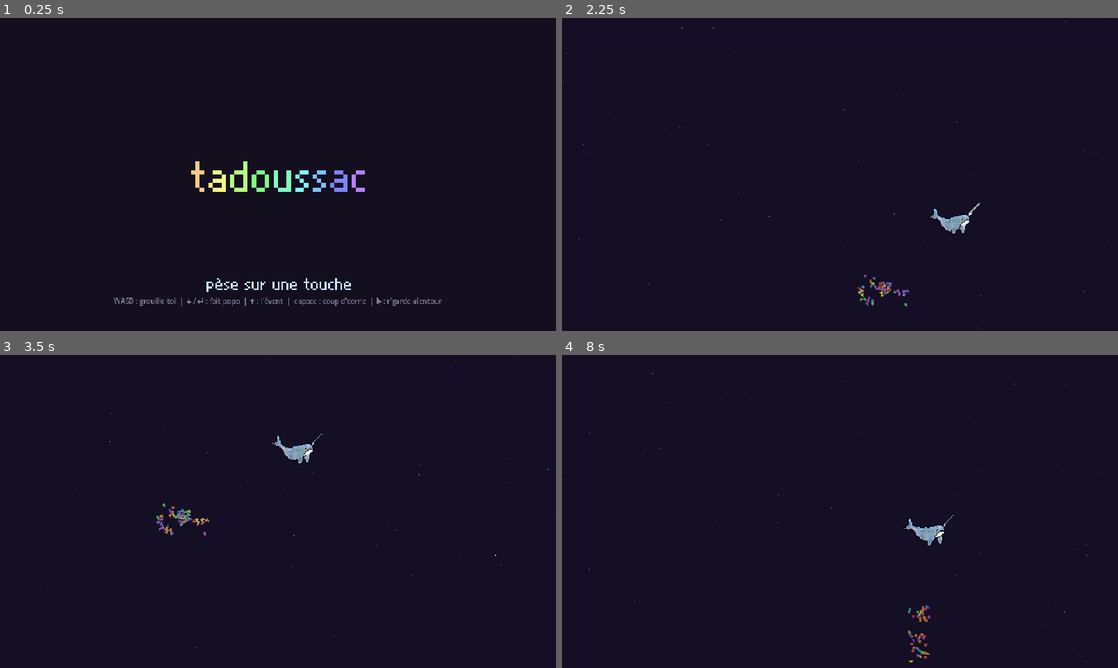
Above: before the commit, frames 1-4 (two rows, left to right).
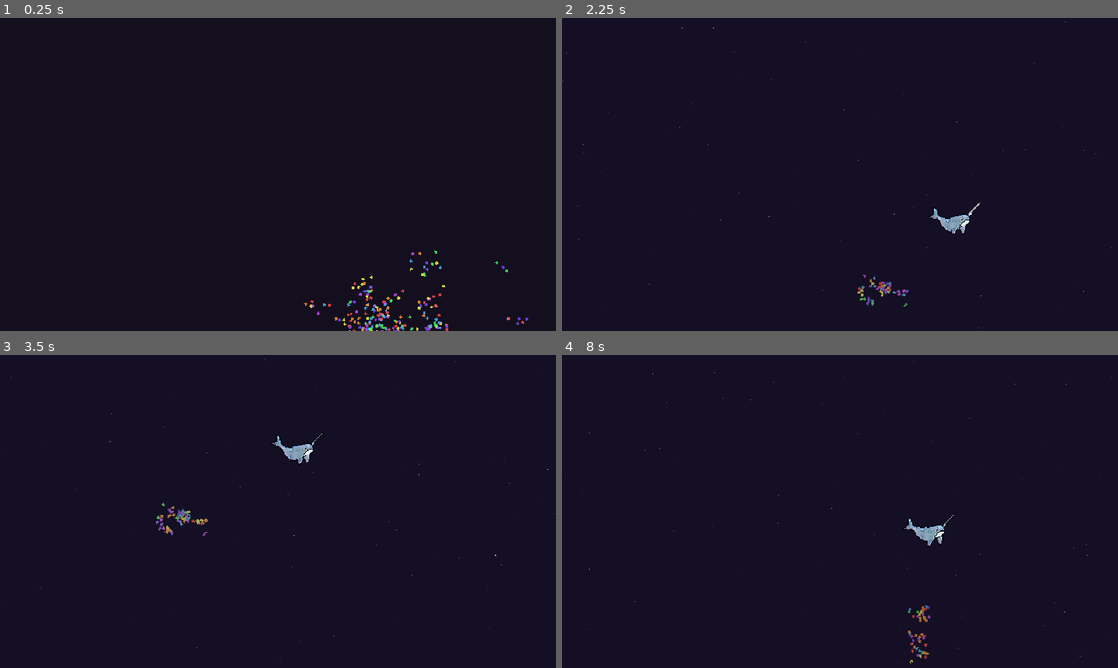
Above: after the commit, the same moments.

Repository: milliescient/caca-en-ciel
Game: Godot game, scene res://scenes/screen.tscn
Two runs of this game, one before a commit and one after it. Both use one fixed random seed, a clock stepped at 60 frames per second and the inputs below.
Inputs (mouse positions are in pixels of both pictures, inside the frame that each line leads up to):
- Up to frame 1 (0.25 s): no input
- Up to frame 2 (2.25 s): tap Enter (shoot) at 0.5 s; move the mouse to (962, 158) at 0.52 s; hold D (move_right) 0.53-1.25 s; hold Down (aim_down) 0.53-1.25 s; click (962, 158) at 0.67 s; drag from (728, 190) to (812, 237) at 1.27 s; move the mouse to (895, 105) at 2.02 s; hold D (move_right) from 2.03 s (still down); tap Space (lunge) at 2.1 s
- Up to frame 3 (3.5 s): release D (move_right) at 2.75 s; drag from (250, 574) to (111, 464) at 2.77 s
- Up to frame 4 (8 s): move the mouse to (1006, 558) at 3.52 s; hold A (move_left) 3.53-4.25 s; hold Down (aim_down) 3.53-4.25 s; tap Escape (ui_cancel) at 4.15 s; drag from (673, 464) to (756, 433) at 4.27 s; move the mouse to (867, 511) at 5.02 s; hold S (move_down) 5.03-5.75 s; tap Space (lunge) at 5.1 s; click (867, 511) at 5.17 s; drag from (756, 433) to (728, 527) at 5.77 s; move the mouse to (962, 495) at 6.52 s; hold W (move_up) 6.53-7.25 s; hold Down (aim_down) 6.53-7.25 s; drag from (728, 527) to (812, 574) at 7.27 s

The runs differ from the first frame. In frame 1, 2.2% of the frame differs, in the area x 20-95%, y 45-100%; in frame 2, less than 0.1%; in frame 3, 0.2%; in frame 4, less than 0.1%.

Commit message:
Spray the narwhal in poop across the title screen, and draw a poop favicon
The title screen opens with one big spray of poop from somewhere low on the
screen, falling as it flies, swaying a little and coming out in clumps
before easing off. A piece passing over the narwhal's silhouette sticks at a
random point along the way, so the narwhal fills in as a crisp mosaic that
then spreads, cures and grows plants under a gentler sun than the game's.
Its pieces keep the square they stuck as, so no gaps open between them.
Some of the spray passes in front of the title and some behind. The title
fades in as the spray dies down, and the prompt and controls after a beat.

The favicon is drawn on each load: a random smoothed blob of poop coloured
with the rainbow running round it.

Co-Authored-By: Claude Opus 5.5 <noreply@anthropic.com>

Diff:
--- a/scenes/title_screen.tscn
+++ b/scenes/title_screen.tscn
@@ -3,6 +3,7 @@
 [ext_resource type="Script" path="res://scripts/title_screen.gd" id="1_title"]
 
 [node name="TitleScreen" type="Control"]
+visibility_layer = 15
 layout_mode = 3
 anchors_preset = 15
 anchor_right = 1.0
@@ -12,6 +13,7 @@
 script = ExtResource("1_title")
 
 [node name="Background" type="ColorRect" parent="."]
+visibility_layer = 2
 layout_mode = 1
 anchors_preset = 15
 anchor_right = 1.0
@@ -19,12 +21,14 @@
 color = Color(0.08, 0.06, 0.12, 1)
 
 [node name="Title" type="Sprite2D" parent="."]
+visibility_layer = 2
+z_index = 1
 position = Vector2(320, 180)
 scale = Vector2(5, 5)
 texture_filter = 0
 
 [node name="PressStart" type="Sprite2D" parent="."]
-position = Vector2(320, 307)
+position = Vector2(320, 301)
 scale = Vector2(2, 2)
 texture_filter = 0
 
--- a/scripts/terrain_canvas.gd
+++ b/scripts/terrain_canvas.gd
@@ -187,6 +187,7 @@
 var material_ := ShaderMaterial.new()
 var color_material := ShaderMaterial.new()
 var vegetation := Vegetation.new()
+var sun := 1.0  # the sunlight reaching open sky, 0 to 1
 
 func _ready() -> void:
 	add_to_group("terrain_canvas")
@@ -342,7 +343,7 @@
 	var column: Dictionary = columns[x]
 	var ys := column.keys()
 	ys.sort()
-	var light := 1.0
+	var light := sun
 	var seen := {}
 	var above := -OPEN_SKY
 	for y in ys:
--- a/scripts/terrain_pixel.gd
+++ b/scripts/terrain_pixel.gd
@@ -119,6 +119,9 @@
 var spread_ops := []  # [age since sticking, pixel, filled], replayed by the canvas
 var spread_turn := 0
 var spread_live := false  # no canvas to replay it: spreads itself
+# Spreading and wobbling never take the 3x3 square it stuck as, so pieces
+# packed edge to edge leave no gaps (the title screen's narwhal)
+var hold_core := false
 var spread_done := false
 var stick_time := 0.0
 var shade := 0.0  # slight per-piece variation
@@ -385,7 +388,7 @@
 
 # Called by the canvas when spread_ops[i] is due
 func replay_spread(i: int) -> void:
-	_set_shape_pixel(_turn(spread_ops[i][1]), spread_ops[i][2])
+	_reshape(_turn(spread_ops[i][1]), spread_ops[i][2])
 
 # Shape changes a stuck piece makes itself: spreading when there's no canvas to
 # replay it, drifting while pushed, and once set, wobbling as soft as it is
@@ -415,7 +418,7 @@
 		if freeze and canvas:
 			set_physics_process(false)  # the canvas ticks it from here
 	for op in ops:
-		_set_shape_pixel(op[0], op[1])
+		_reshape(op[0], op[1])
 
 # Whether the shape has finished spreading, so it may wobble or evaporate. A
 # replayed spread is done once its last change is due
@@ -457,6 +460,14 @@
 	if spread_turn & 4:
 		d = Vector2i(d.y, d.x)
 	return Vector2i(mid, mid) + d
+
+# A change of shape from spreading or wobbling, which may not empty the core
+# (see hold_core). _drift has already taken the pixel out of shape_pixels
+func _reshape(px: Vector2i, filled: bool) -> void:
+	if not filled and hold_core and maxi(absi(px.x - SHAPE_GRID / 2), absi(px.y - SHAPE_GRID / 2)) <= 1:
+		shape_pixels[px] = true
+		return
+	_set_shape_pixel(px, filled)
 
 func _set_shape_pixel(px: Vector2i, filled: bool) -> void:
 	if filled:
--- a/scripts/title_screen.gd
+++ b/scripts/title_screen.gd
@@ -9,6 +9,18 @@
 const UP_ARROW := ["..#..", ".###.", "#####", "..#..", "..#..", "..#.."]
 const POINTER := ["#....", "##...", "###..", "####.", "#####", "##...", "#.#..", "...#."]
 const ENTER := ["......#", "......#", "..#...#", ".##...#", "#######", ".##....", "..#...."]
+# The title fades in from TITLE_AT over TITLE_FADE, as the narwhal's spray
+# dies down, then after a beat the prompt and controls fade in quickly at
+# CONTROLS_AT
+const TITLE_AT := 1.0
+# The sunlight here, as a share of the game's, and how many times faster than
+# in the game plants sprout and grow
+const SUN := 0.6
+const PLANT_SPROUT_PACE := 30.0
+const PLANT_GROW_PACE := 4.0
+const TITLE_FADE := 1.2
+const CONTROLS_AT := 3.0
+const CONTROLS_FADE := 0.3
 
 @onready var title: Sprite2D = $Title
 @onready var prompt: Sprite2D = $PressStart
@@ -20,11 +32,31 @@
 	prompt.texture = TitleRenderer.render_text(PROMPT, PROMPT_COLOR)
 	_write_controls()
 	title.texture = TitleRenderer.render_title(TITLE_TEXT, 0.0)
+	_fade_in()
+	# The narwhal sprayed in poop above the title, under a gentler sun than in
+	# the game, with plants hurried along to show up while someone's looking
+	var canvas := TerrainCanvas.new()
+	canvas.sun = SUN
+	canvas.vegetation.sprout_pace = PLANT_SPROUT_PACE
+	canvas.vegetation.grow_pace = PLANT_GROW_PACE
+	add_child(canvas)
+	add_child(TitleSpray.new())
 
 func _process(delta: float) -> void:
 	# Update rainbow title
 	time += delta
 	title.texture = TitleRenderer.render_title(TITLE_TEXT, time)
+
+func _fade_in() -> void:
+	title.modulate.a = 0.0
+	prompt.modulate.a = 0.0
+	controls.modulate.a = 0.0
+	var tween := create_tween()
+	tween.tween_interval(TITLE_AT)
+	tween.tween_property(title, "modulate:a", 1.0, TITLE_FADE)
+	tween.tween_interval(CONTROLS_AT - TITLE_AT - TITLE_FADE)
+	tween.tween_property(prompt, "modulate:a", 1.0, CONTROLS_FADE)
+	tween.parallel().tween_property(controls, "modulate:a", 1.0, CONTROLS_FADE)
 
 func _input(event: InputEvent) -> void:
 	if event.is_pressed() and not event is InputEventMouseMotion:
--- /dev/null
+++ b/scripts/title_spray.gd
@@ -0,0 +1,198 @@
+class_name TitleSpray
+extends Node2D
+
+# One big spray of poop across the title screen from a random direction, from
+# somewhere in the bottom half. The poop arcs through, spinning, falling under
+# GRAVITY but with nothing to slow it. Each piece
+# has a waiting time, drawn at random (exponentially, averaging STICK_WAIT),
+# that runs down only while it's over the narwhal's silhouette. When it runs
+# out the piece sticks where it is, square on the narwhal's pixel grid, or if
+# that spot is taken, at the next empty one it passes, so the silhouette fills
+# in at random spots all through. The rest flies on off the screen. The flying poop is drawn
+# here rather than made into bodies, so thousands cost little; only the poop
+# that sticks becomes TerrainPixels, stuck but wholly uncured. AHEAD of the
+# flying poop is drawn in front of the title (on z_index TITLE_Z + 1) and the
+# rest behind it.
+#
+# The narwhal is a spot for each pixel of its sprite, the pieces' own size
+# apart, centred on CENTRE
+
+const CENTRE := Vector2(320, 88)
+const PIXEL := 3.0  # the pieces' own size
+# The spray comes from NOZZLE_DISTANCE beyond the narwhal, at least LOW below
+# it as a share of that, about SPRAY_COUNT pieces at SPEED: full on for
+# SPRAY_TIME, then easing off to nothing over EASE_TIME. It's fanned out
+# across the screen but thickest at the narwhal: SPREAD is the fan's standard
+# deviation. Each piece is aimed high enough to make up for its fall on the way
+const NOZZLE_DISTANCE := 480.0
+const NOZZLE_WIDTH := 24.0
+const LOW := 0.2
+const GRAVITY := 300.0
+const SPRAY_COUNT := 9000
+const SPRAY_TIME := 0.8
+const EASE_TIME := 0.9
+const SPREAD := deg_to_rad(16.0)
+const SPEED := Vector2(550.0, 1100.0)
+# It isn't steady: it comes in SURGES a second, swelling and easing a little;
+# the fan sways up to SWAY either way as it goes; and it comes out in clumps,
+# each a piece more with CLUMPING chance, flying close together
+const SURGES := 3.5
+const SWAY := deg_to_rad(9.0)
+const CLUMPING := 0.85
+const CLUMP_SPREAD := deg_to_rad(2.5)
+const SPIN := 12.0  # fastest a piece spins, radians a second
+const STEP := 1.5  # how finely a piece's path is checked for spots
+const STICK_WAIT := 0.1  # seconds over the silhouette
+const AHEAD := 0.5
+const TITLE_Z := 1
+
+var body := {}  # the silhouette's spots, as grid cells
+var shape := {}  # those still empty
+var corner := Vector2.ZERO
+var bounds := Rect2()
+var dir := Vector2.ZERO
+var time := 0.0
+var owed := 0.0  # pieces due out
+var phases := PackedFloat32Array()  # of the surges and the sway
+var pos := PackedVector2Array()
+var vel := PackedVector2Array()
+var rot := PackedFloat32Array()
+var spin := PackedFloat32Array()
+var hue := PackedFloat32Array()
+var wait := PackedFloat32Array()  # waiting time left, or below 0 once over
+var ahead := PackedByteArray()  # 1 if drawn in front of the title
+var front := Node2D.new()
+
+func _ready() -> void:
+	visibility_layer = Screen.LAYER_BACK
+	front.visibility_layer = Screen.LAYER_BACK
+	front.z_index = TITLE_Z + 1
+	front.draw.connect(_draw_poop.bind(front, 1))
+	add_child(front)
+	var image := preload("res://sprites/narwhal_base.png").get_image()
+	var size := image.get_size()
+	corner = CENTRE - Vector2(size) * PIXEL * 0.5
+	bounds = Rect2(corner, Vector2(size) * PIXEL)
+	for y in size.y:
+		for x in size.x:
+			if image.get_pixel(x, y).a > 0.0:
+				body[Vector2i(x, y)] = true
+	shape = body.duplicate()
+	# Pointing up from the nozzle, at least LOW of the way
+	dir = Vector2.from_angle(randf_range(-PI + asin(LOW), -asin(LOW)))
+	for k in 4:
+		phases.append(randf() * TAU)
+
+func _physics_process(delta: float) -> void:
+	time += delta
+	owed += SPRAY_COUNT / (SPRAY_TIME + EASE_TIME / 3.0) * _ease() * _surge() * delta
+	var sway := SWAY * (0.7 * sin(TAU * 0.8 * time + phases[2]) + 0.3 * sin(TAU * 2.1 * time + phases[3]))
+	while owed >= 1.0:
+		var clump := 1
+		while randf() < CLUMPING:
+			clump += 1
+		_emit(sway, clump)
+	var screen := Rect2(Vector2.ZERO, Vector2(Screen.BASE_SIZE)).grow(8.0)
+	var i := 0
+	while i < pos.size():
+		var from := pos[i]
+		vel[i].y += GRAVITY * delta
+		var to := from + vel[i] * delta
+		rot[i] += spin[i] * delta
+		hue[i] += TerrainPixel.HUE_SPEED * delta
+		pos[i] = to
+		if _land(i, from, to) or not screen.has_point(to) and (to - CENTRE).dot(vel[i]) > 0.0:
+			_drop(i)
+		else:
+			i += 1
+	queue_redraw()
+	front.queue_redraw()
+	if time > SPRAY_TIME + EASE_TIME and pos.is_empty():
+		set_physics_process(false)
+
+# How much of its full strength the spray has now: all of it, then easing off
+# quadratically to nothing (a third of EASE_TIME's worth in all)
+func _ease() -> float:
+	var off := clampf((time - SPRAY_TIME) / EASE_TIME, 0.0, 1.0)
+	return (1.0 - off) * (1.0 - off)
+
+# How hard it's spraying now, averaging 1: swelling and easing a little
+func _surge() -> float:
+	return 1.0 + 0.02 * sin(TAU * SURGES * time + phases[0]) \
+			+ 0.01 * sin(TAU * SURGES * 1.7 * time + phases[1])
+
+# A clump of pieces, flying close together, the fan swayed this far
+func _emit(sway: float, clump: int) -> void:
+	var nozzle := CENTRE - dir * NOZZLE_DISTANCE + dir.orthogonal() * randf_range(-NOZZLE_WIDTH, NOZZLE_WIDTH)
+	var speed := randf_range(SPEED.x, SPEED.y)
+	var flight := NOZZLE_DISTANCE / speed
+	var aim := (CENTRE + Vector2.UP * GRAVITY * flight * flight * 0.5 - nozzle).normalized()
+	aim = aim.rotated(sway + randfn(0.0, SPREAD))
+	for k in clump:
+		owed -= 1.0
+		pos.append(nozzle + Vector2(randf_range(-4.0, 4.0), randf_range(-4.0, 4.0)))
+		vel.append(aim.rotated(randfn(0.0, CLUMP_SPREAD)) * speed * randf_range(0.95, 1.05))
+		_emit_one()
+
+func _emit_one() -> void:
+	rot.append(randf() * TAU)
+	spin.append(randf_range(-SPIN, SPIN))
+	hue.append(randf() * TerrainPixel.RAINBOW.size())
+	wait.append(-log(1.0 - randf()) * STICK_WAIT)
+	ahead.append(1 if randf() < AHEAD else 0)
+
+# Run the piece's waiting time down over the silhouette, and once it's over,
+# stick at the first empty spot. Returns whether it stuck
+func _land(i: int, from: Vector2, to: Vector2) -> bool:
+	if not bounds.grow(PIXEL).intersects(Rect2(from, Vector2.ZERO).expand(to)):
+		return false
+	var steps := ceili(from.distance_to(to) / STEP)
+	var dt := from.distance_to(to) / steps / vel[i].length()
+	for s in steps + 1:
+		var at := from.lerp(to, float(s) / steps)
+		var cell := Vector2i(((at - corner) / PIXEL).floor())
+		if not body.has(cell):
+			continue
+		wait[i] -= dt
+		if wait[i] < 0.0 and shape.has(cell):
+			shape.erase(cell)
+			var piece: TerrainPixel = preload("res://scenes/terrain_pixel.tscn").instantiate()
+			piece.set_meta("pre_solidify", true)
+			piece.hold_core = true
+			piece.position = corner + Vector2(cell) * PIXEL
+			get_parent().add_child(piece)
+			piece.rainbow_phase = fposmod(hue[i], TerrainPixel.RAINBOW.size())
+			return true
+	return false
+
+# Packed arrays are values, so each is done by name
+func _drop(i: int) -> void:
+	var last := pos.size() - 1
+	pos[i] = pos[last]
+	vel[i] = vel[last]
+	rot[i] = rot[last]
+	spin[i] = spin[last]
+	hue[i] = hue[last]
+	wait[i] = wait[last]
+	ahead[i] = ahead[last]
+	pos.resize(last)
+	vel.resize(last)
+	rot.resize(last)
+	spin.resize(last)
+	hue.resize(last)
+	wait.resize(last)
+	ahead.resize(last)
+
+func _draw() -> void:
+	_draw_poop(self, 0)
+
+# The flying poop drawn behind the title (0) or in front (1), on this node
+func _draw_poop(on: CanvasItem, side: int) -> void:
+	var square := Rect2(-Vector2.ONE * PIXEL * 0.5, Vector2.ONE * PIXEL)
+	for i in pos.size():
+		if ahead[i] != side:
+			continue
+		var c: Color = TerrainPixel.RAINBOW[int(hue[i]) % TerrainPixel.RAINBOW.size()]
+		c.a = 0.8
+		on.draw_set_transform(pos[i], rot[i])
+		on.draw_rect(square, c)
--- a/scripts/vegetation.gd
+++ b/scripts/vegetation.gd
@@ -84,6 +84,10 @@
 	var shown := -1  # thresholds passed, as last drawn
 	var withering := false
 
+# How many times faster than above plants sprout and seed, and grow (the
+# title screen hurries them)
+var sprout_pace := 1.0
+var grow_pace := 1.0
 var plants := {}  # base pixel -> Plant
 var patches := {}  # SEED_CELL -> how many plants grow from it
 var chunks := {}  # Vector2i -> Node2D
@@ -112,9 +116,9 @@
 		if light > SHADE or room < MIN_ROOM or plants.size() >= MAX_PLANTS:
 			return
 		var roll := randf()
-		if roll >= TerrainCanvas.SUN_SWEEP / SEED_TIME:
+		if roll >= TerrainCanvas.SUN_SWEEP * sprout_pace / SEED_TIME:
 			return
-		if (roll < TerrainCanvas.SUN_SWEEP / SPROUT_TIME or _seeded(p)) \
+		if (roll < TerrainCanvas.SUN_SWEEP * sprout_pace / SPROUT_TIME or _seeded(p)) \
 				and piece.curedness(TerrainPixel.clock()) >= CURED and _clear_around(p):
 			_sprout(p, piece, room)
 		return
@@ -170,7 +174,7 @@
 	var plant := Plant.new()
 	plant.base = p
 	plant.piece = piece
-	plant.grow_time = randf_range(GROW_TIME.x, GROW_TIME.y)
+	plant.grow_time = randf_range(GROW_TIME.x, GROW_TIME.y) / grow_pace
 	plant.rate = 1.0 / plant.grow_time
 	# A gust reaches neighbours together, give or take
 	plant.phase = randf_range(-0.6, 0.6)
Not shown, changed: export_presets.cfg
Binary file changed: icon.png
Not shown, added: scripts/title_spray.gd.uid
